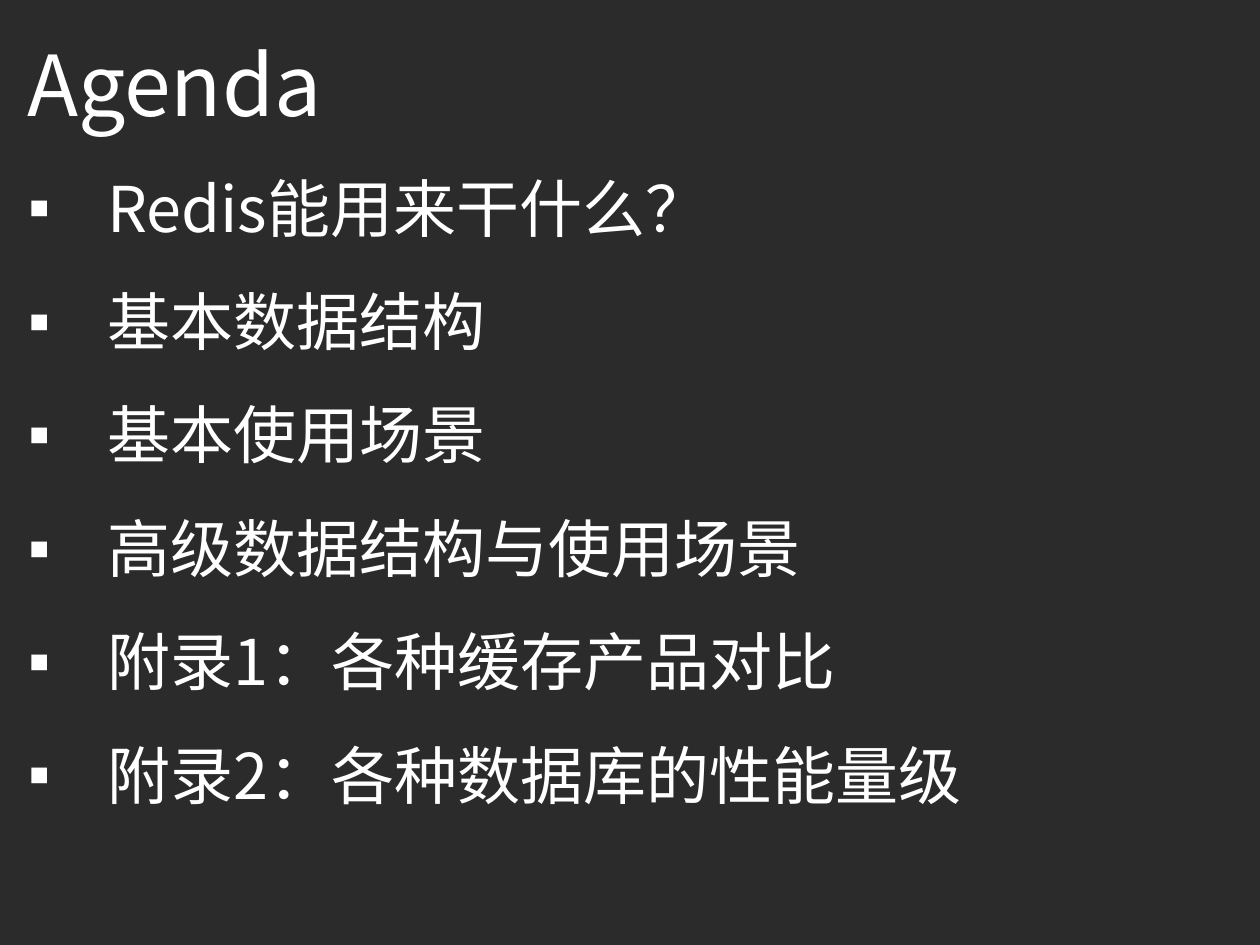
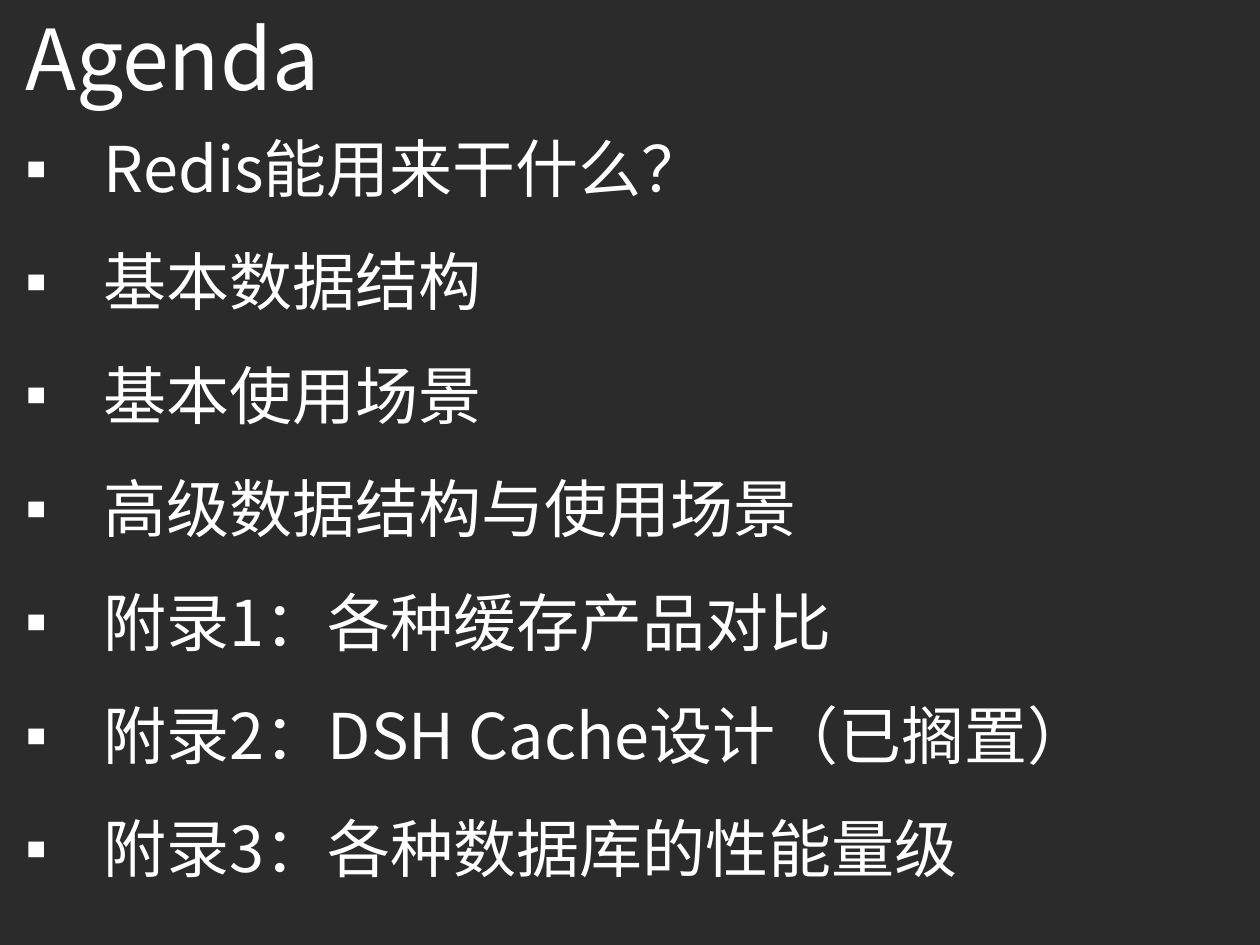
Before and after one commit to yellowb/redis-application-sharing, a slide deck: slide 2 of doc/SD_EP01_Redis_Adv_Application.pptx. Drawn at 1260x945 pixels with LibreOffice and Linux fonts; fonts in the diff are those of the drawing; background and template pictures are left out; a plain dark background stands for a picture behind light text. Boxes give left, top, right and bottom in pixels: in the first picture for what was removed or moved away, otherwise in the second. Text is boxed around its words. In the diff, an @@ line names an element or a change of style, - is before the commit and + after.

Commit message:
add PPT

```diff
--- a/doc/SD_EP01_Redis_Adv_Application.pptx
+++ b/doc/SD_EP01_Redis_Adv_Application.pptx
@@ text "Agenda" moved from (x1=27, y1=49, x2=321, y2=137) to (x1=25, y1=23, x2=319, y2=111) @@
@@ text "Redis能用来干什么？" moved from (x1=107, y1=179, x2=961, y2=805) to (x1=104, y1=139, x2=1091, y2=878) @@
@@ text at (x1=104, y1=705, x2=1091, y2=878): text changed @@
-▪ 附录2：各种数据库的性能量级
+▪ 附录2：DSH Cache设计（已搁置）
+▪ 附录3：各种数据库的性能量级
```
Also in this commit, not shown: 2 slides added.
